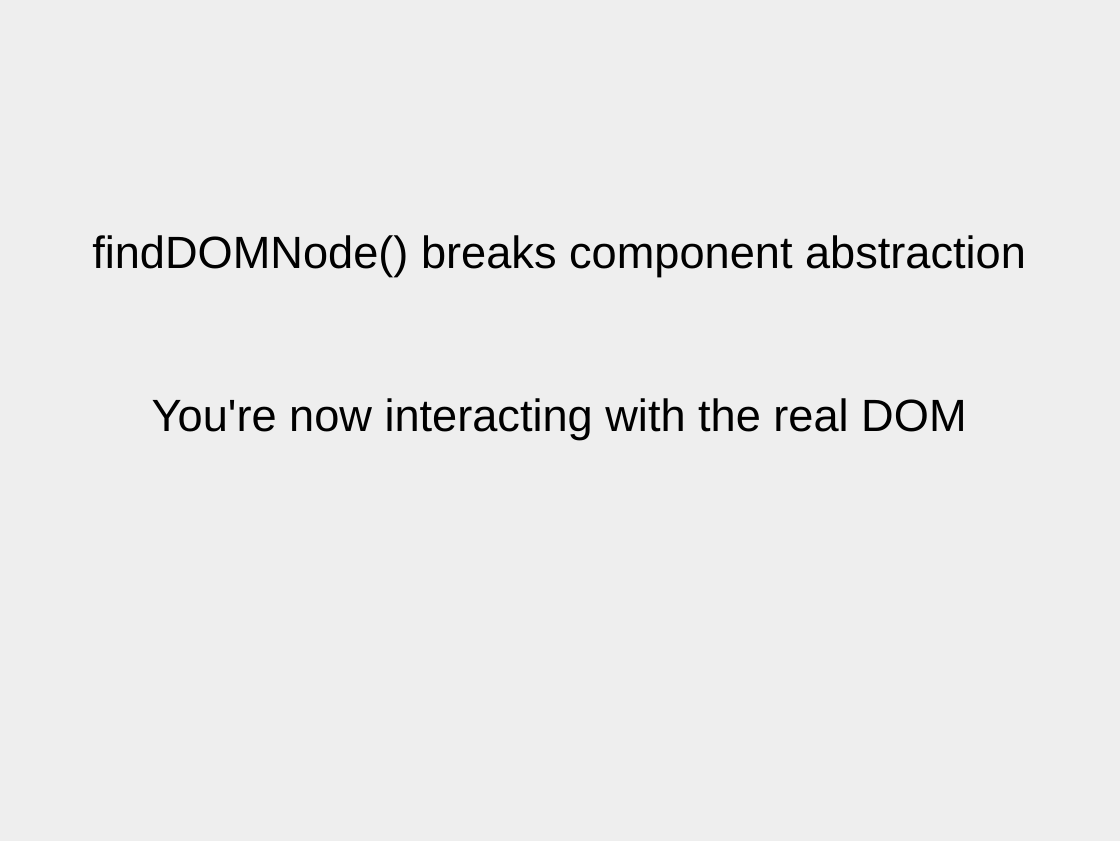
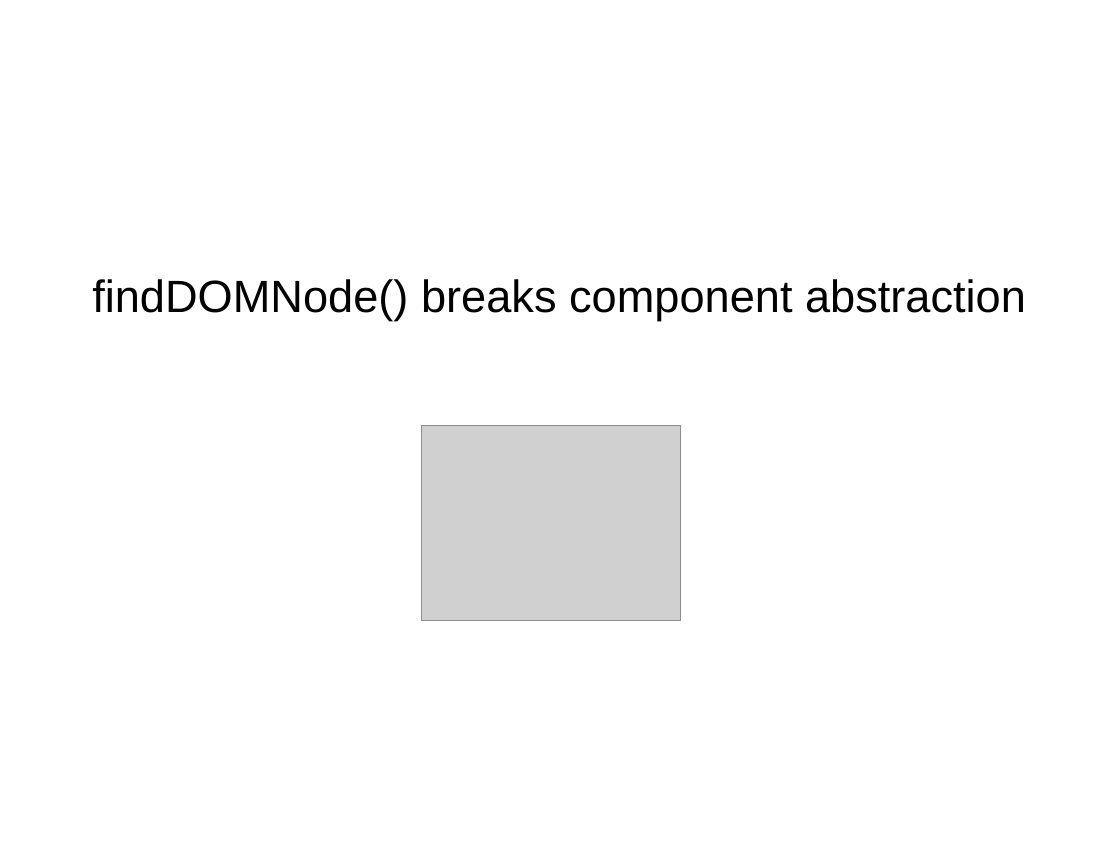
Before and after one commit to johnBartos/react-d3-demo, a slide deck: slide 9 of d3slides.odp. Drawn at 1120x841 pixels with LibreOffice and Linux fonts; fonts in the diff are those of the drawing; grey boxes stand for pictures. Boxes give left, top, right and bottom in pixels: in the first picture for what was removed or moved away, otherwise in the second. Text is boxed around its words. In the diff, an @@ line names an element or a change of style, - is before the commit and + after.

```diff
--- a/d3slides.odp
+++ b/d3slides.odp
@@ background #EEEEEE to #FFFFFF @@
@@ subtitle "findDOMNode() breaks component abstraction" at [92, 279, 1026, 321]: more space between paragraphs @@
@@ subtitle at [152, 398, 966, 439]: paragraph removed @@
-You're now interacting with the real DOM
@@ picture added at [422, 425, 681, 620] @@
```
Also in this commit, not shown: 12 other slides changed, 4 slides added, 6 slides removed.
